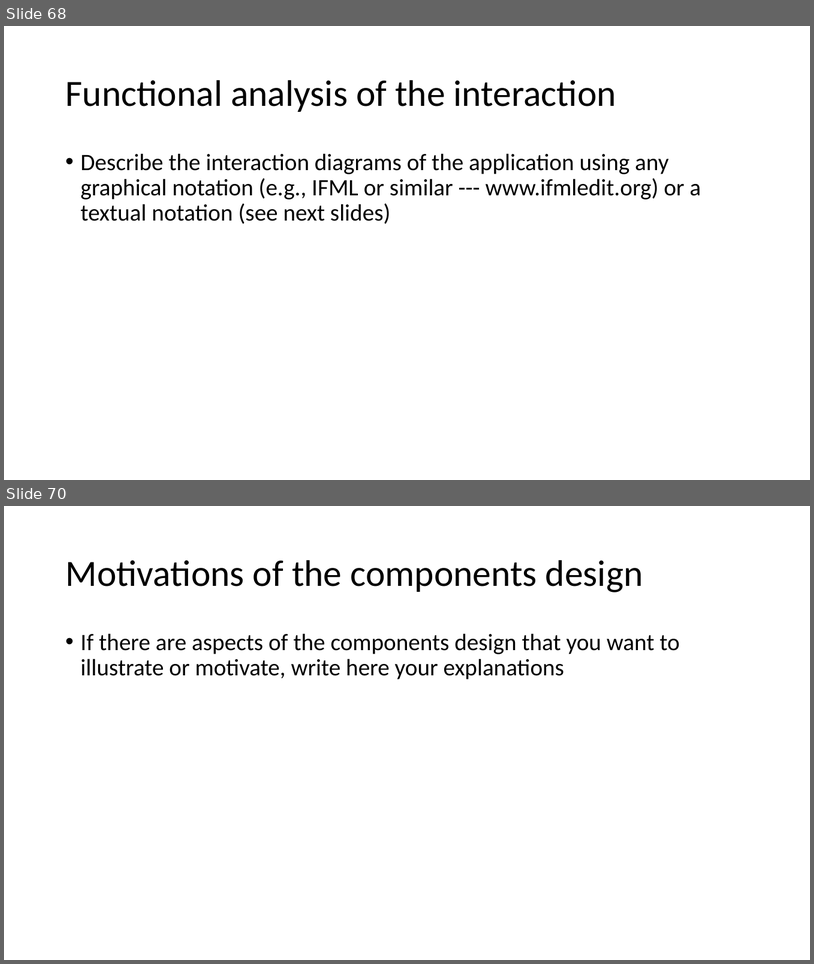
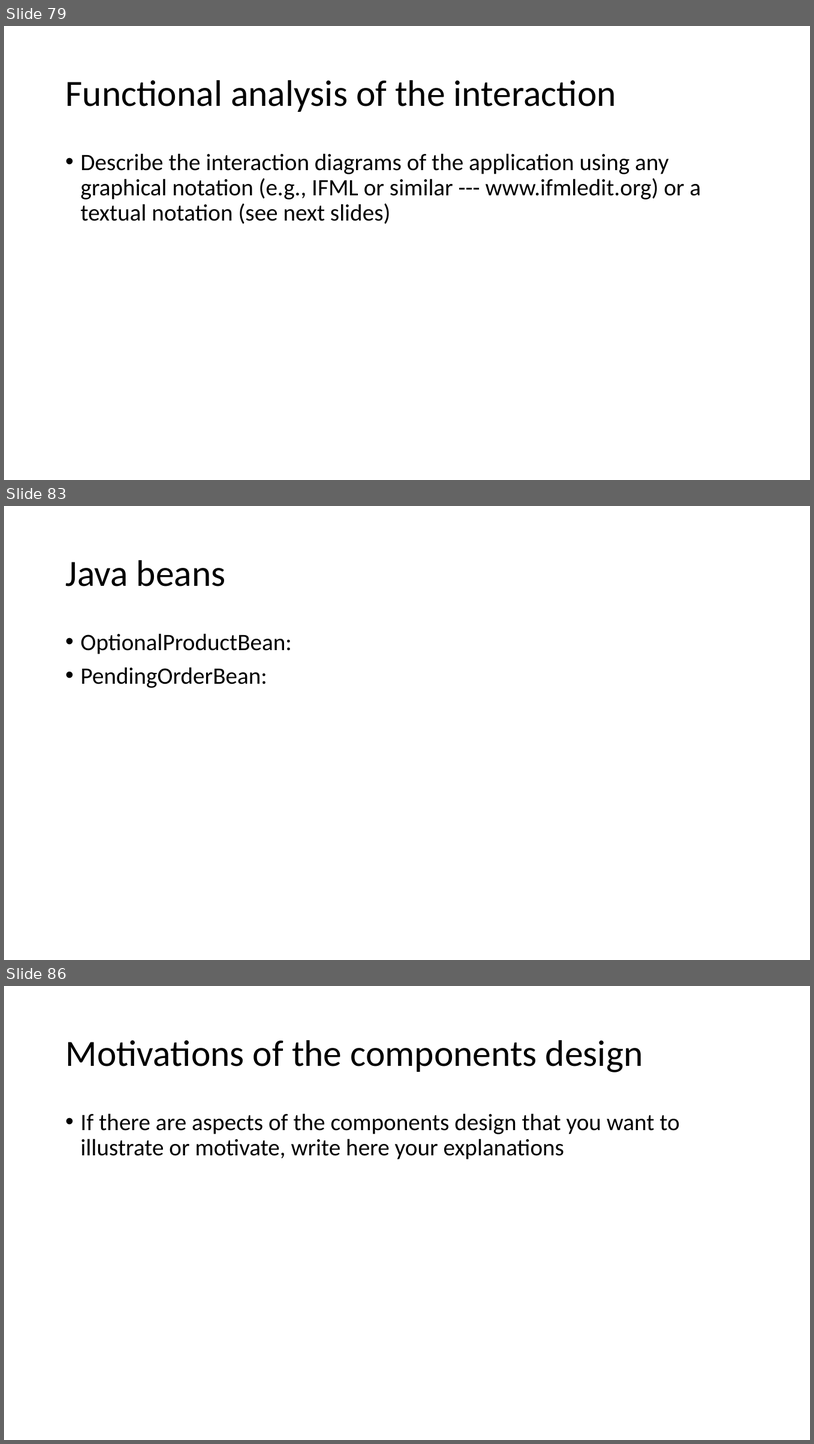
Before and after one commit to matteovisotto/DB2-SirianiVisotto, a slide deck: Documentation.pptx. Shown one above the other, each under a label of ours: slides 68 and 70 before the commit, slides 79, 83 and 86 after it; the slides between them are not shown. The pictures are 814x964 and 814x1444 pixels, drawn with LibreOffice and Linux fonts; fonts in the diff are those of the drawing. Boxes give left, top, right and bottom in pixels: in the first picture for what was removed or moved away, otherwise in the second. Text is boxed around its words. In the diff, an @@ line names an element or a change of style, - is before the commit and + after.

```diff
--- a/Documentation.pptx
+++ b/Documentation.pptx
@@ slide 83 added at bbox=[4, 506, 810, 960], background #FFFFFF @@
@@ title added at bbox=[65, 560, 226, 586], 44 pt, text #000000 @@
+Java beans
@@ text added at bbox=[81, 633, 292, 688], 28 pt, text #000000 @@
+• OptionalProductBean:
+• PendingOrderBean:
@@ what was slide 68 is now slide 79 @@
@@ what was slide 70 is now slide 86 @@
```
Also in this commit, not shown: 4 slides changed, 16 other slides added, 1 slide removed, 2 other files.
